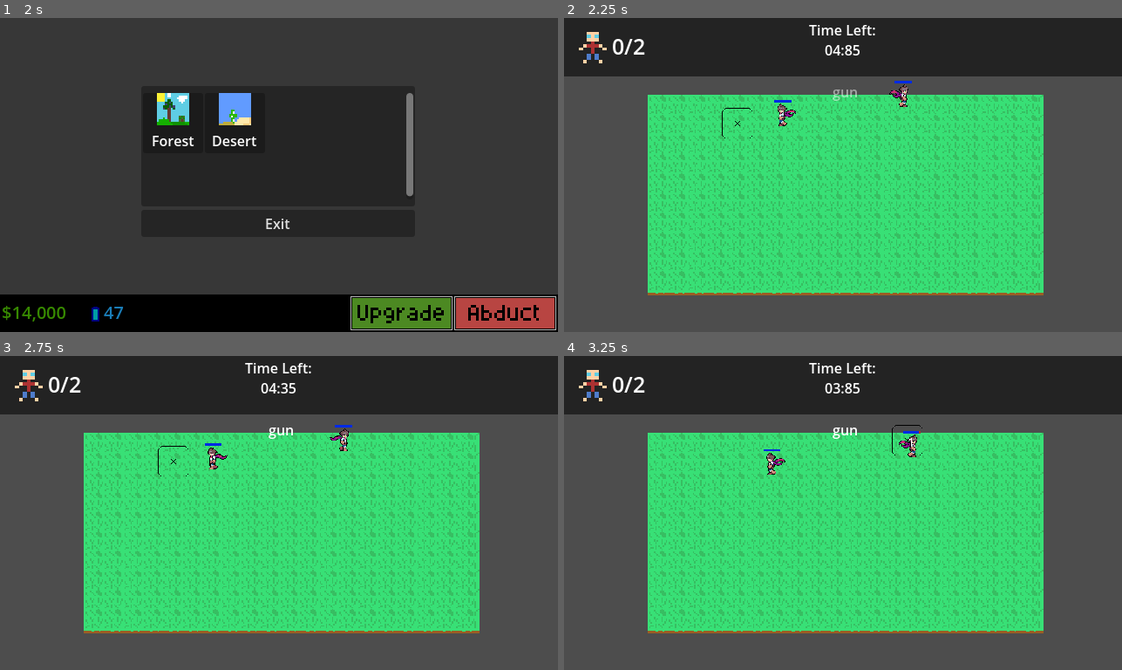
Above: before the commit, frames 1-4 (two rows, left to right).
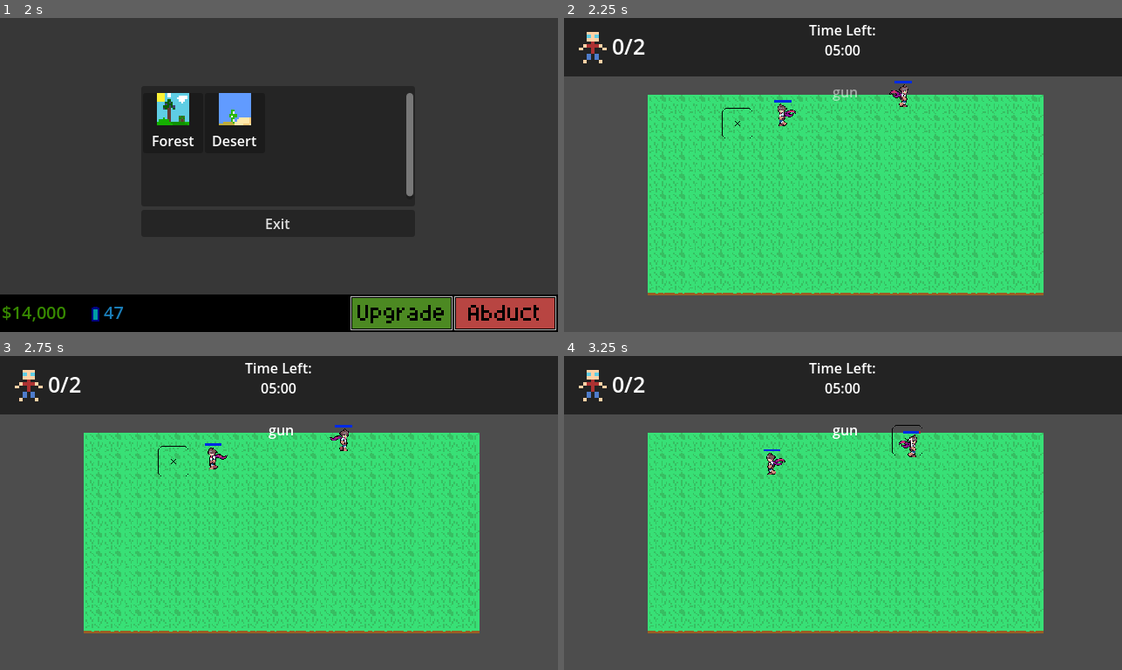
Above: after the commit, the same moments.

Repository: ottercorporationofficial-afk/Abduction
Game: Godot game, scene res://src/main.tscn
The game is run twice, just before and just after one commit, with the same random seed, the same clock (stepped at 60 frames per second) and the same inputs.
Inputs (mouse positions are in pixels of both pictures, inside the frame that each line leads up to):
- Up to frame 1 (2 s): click (507, 313) at 0.5 s; click (401, 313) at 1.25 s
- Up to frame 2 (2.25 s): click (736, 121) at 2.02 s
- Up to frame 3 (2.75 s): no input
- Up to frame 4 (3.25 s): move the mouse to (909, 440) at 2.77 s; click (909, 440) at 2.92 s

Frame 1 is identical in both runs. In frame 2, less than 0.1% of the frame differs, in the area x 48-54%, y 8-12%; in frame 3, less than 0.1%; in frame 4, less than 0.1%.

Commit message:
weapon system tweaking

Diff:
--- /dev/null
+++ b/Data/WeaponData/Weapon.gd
@@ -0,0 +1,13 @@
+class_name Weapon
+extends RefCounted
+
+var id : String
+var name: String
+var texture: Texture2D
+
+
+func _init(data: Dictionary = {}) -> void:
+	if data.is_empty(): return
+	id = data.id
+	name = data.name
+	texture = load("res://Art/CrossHair/%s.png" % id)
--- /dev/null
+++ b/Data/WeaponData/WeaponStorage.gd
@@ -0,0 +1,14 @@
+extends Node
+
+
+const GUN = preload("uid://bilhv31h6ifl7")
+
+var data: Array[Weapon] = [
+	Weapon.new({
+		"id": "gun",
+		"name": "gun",
+		"texture": GUN,
+
+		})
+
+	]
--- a/Entities/human.gd
+++ b/Entities/human.gd
@@ -129,6 +129,7 @@
 	state = State.IDLE
 	direction = Vector2.ZERO
 
+	animation.stop()
 	animation_player.play("Downed")
 
 
--- a/Levels/abduction.gd
+++ b/Levels/abduction.gd
@@ -62,6 +62,7 @@
 		cross_hair.change_texture(cross_hair.textures[0])
 	else:
 		cross_hair.change_texture(cross_hair.textures[1])
+	cross_hair.current_weapon = weapon
 
 func setup(level):
 	level_data = level
--- a/Levels/timer.gd
+++ b/Levels/timer.gd
@@ -5,7 +5,7 @@
 const LEVEL_COMPLETE_POPUP = preload("uid://bsy763ic4lp8d")
 
 var time_left: float = 5.0 # starting time
-var running: bool = true
+var running: bool = false
 
 signal finished
 
--- a/src/Crosshair/cross_hair.gd
+++ b/src/Crosshair/cross_hair.gd
@@ -5,14 +5,20 @@
 
 @onready var camera_2d: Camera2D = $"../Camera2D"
 
+var current_weapon : String
+
 
 func _process(delta: float) -> void:
+	current_weapon  = "gun"
 	position = get_global_mouse_position()
 
 func _input(event: InputEvent) -> void:
 	if event is InputEventMouseButton and event.pressed:
-		if event.button_index == MOUSE_BUTTON_LEFT:
+		if event.button_index == MOUSE_BUTTON_LEFT and current_weapon == "gun":
 			shoot()
+		elif event.button_index == MOUSE_BUTTON_LEFT and current_weapon == "tractor_beam":
+			abduct()
+
 func change_texture(_texture : Texture2D):
 	crosshair.texture = _texture
 
--- a/src/Crosshair/cross_hair.tscn
+++ b/src/Crosshair/cross_hair.tscn
@@ -1,8 +1,8 @@
 [gd_scene format=3 uid="uid://c3hvqx4a3lsxc"]
 
 [ext_resource type="Script" uid="uid://bfg3hygwbby48" path="res://src/Crosshair/cross_hair.gd" id="1_wtftl"]
-[ext_resource type="Texture2D" uid="uid://bilhv31h6ifl7" path="res://Art/Levels/CrossHairattempt.png" id="2_ei8ea"]
-[ext_resource type="Texture2D" uid="uid://cr387kd3ovln0" path="res://Art/BeamCrossHair.png" id="3_mq01j"]
+[ext_resource type="Texture2D" uid="uid://bilhv31h6ifl7" path="res://Art/CrossHair/gun.png" id="2_ei8ea"]
+[ext_resource type="Texture2D" uid="uid://cr387kd3ovln0" path="res://Art/CrossHair/tractor_beam.png" id="3_mq01j"]
 
 [sub_resource type="ShaderMaterial" id="ShaderMaterial_d6gx1"]
 
Renamed: Art/Levels/CrossHairattempt.png -> Art/CrossHair/gun.png
Not shown, changed: Art/CrossHair/gun.png.import
Renamed: Art/BeamCrossHair.png -> Art/CrossHair/tractor_beam.png
Not shown, changed: Art/CrossHair/tractor_beam.png.import
Not shown, added: Data/WeaponData/Weapon.gd.uid
Not shown, added: Data/WeaponData/WeaponStorage.gd.uid
